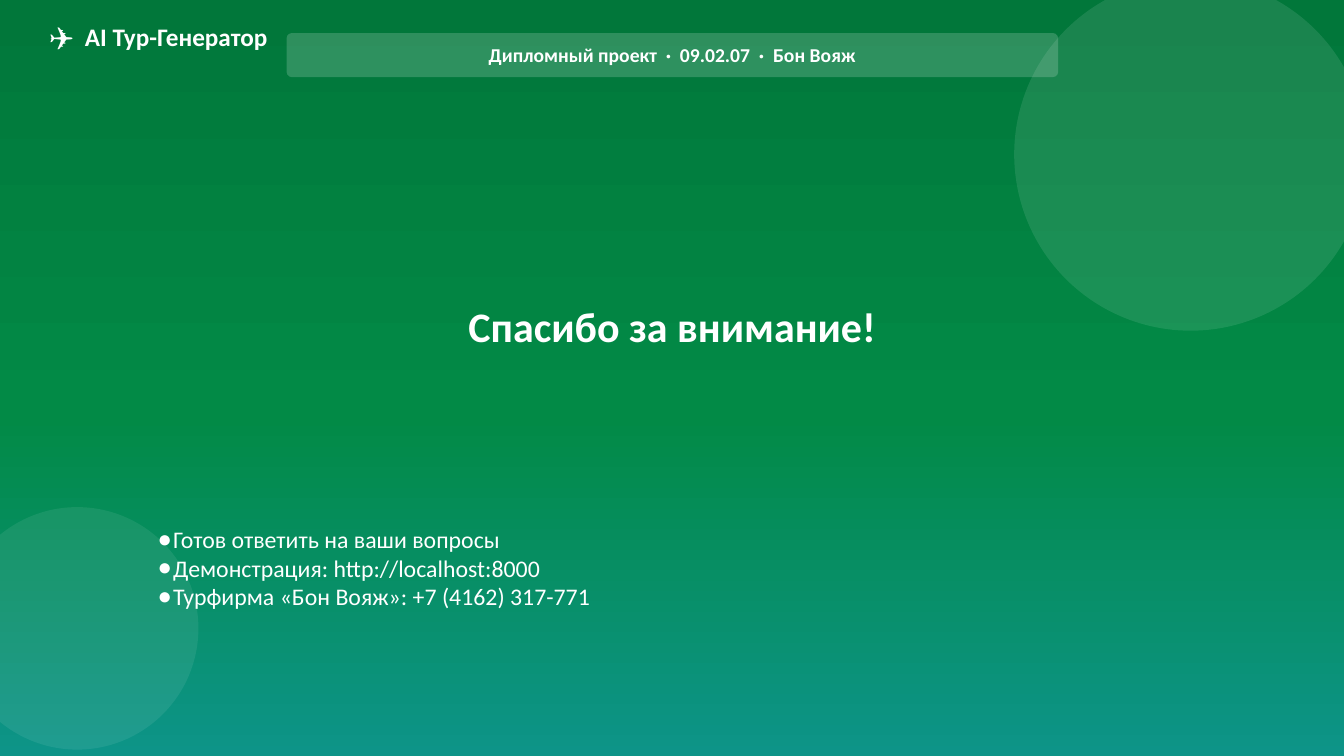
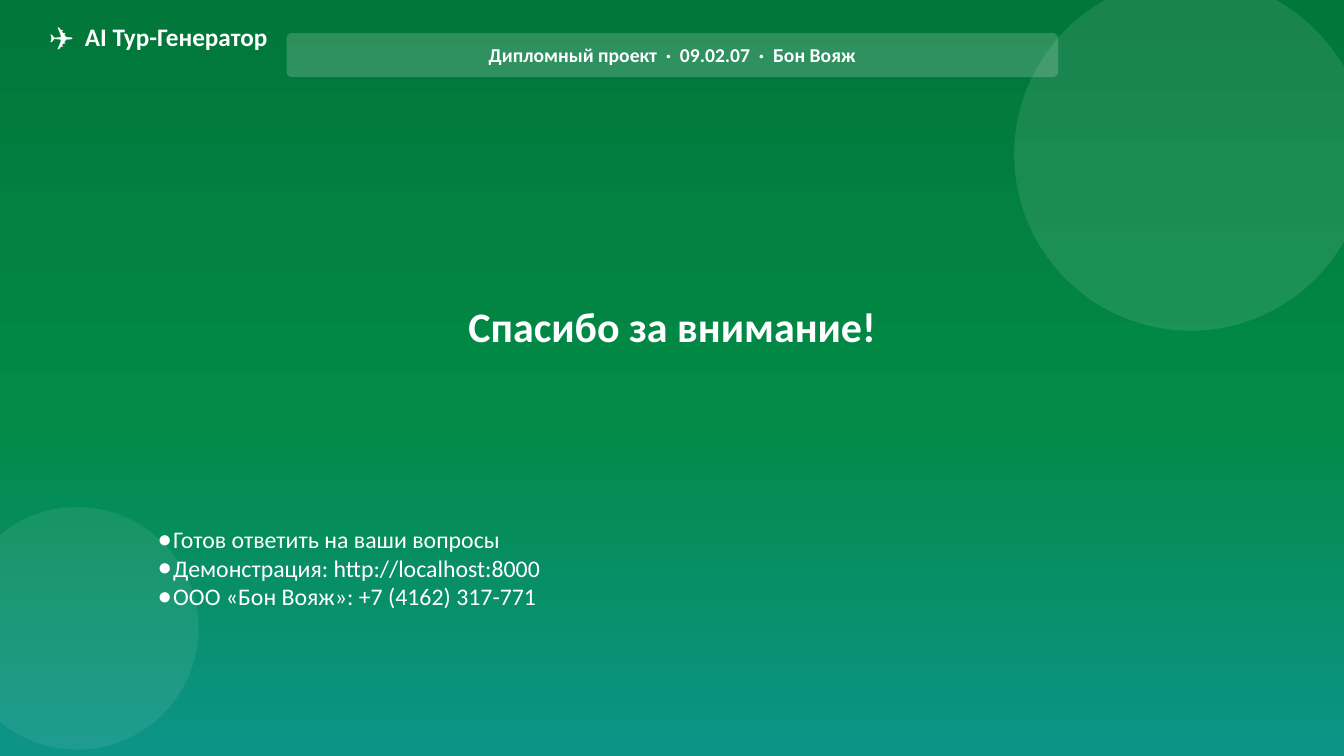
Before and after one commit to gemon22/diplom, a slide deck: slide 12 of docs/Diploma_Defense.pptx (slide 15 before the commit). Drawn at 1344x756 pixels with LibreOffice and Linux fonts; fonts in the diff are those of the drawing. Boxes give left, top, right and bottom in pixels: in the first picture for what was removed or moved away, otherwise in the second. Text is boxed around its words. In the diff, an @@ line names an element or a change of style, - is before the commit and + after.

```diff
--- a/docs/Diploma_Defense.pptx
+++ b/docs/Diploma_Defense.pptx
@@ text at (173, 587, 536, 608): text changed @@
-● Турфирма «Бон Вояж»: +7 (4162) 317-771
+● ООО «Бон Вояж»: +7 (4162) 317-771
```
Also in this commit, not shown: 10 other slides changed, 1 slide added, 4 slides removed, 14 other files.
